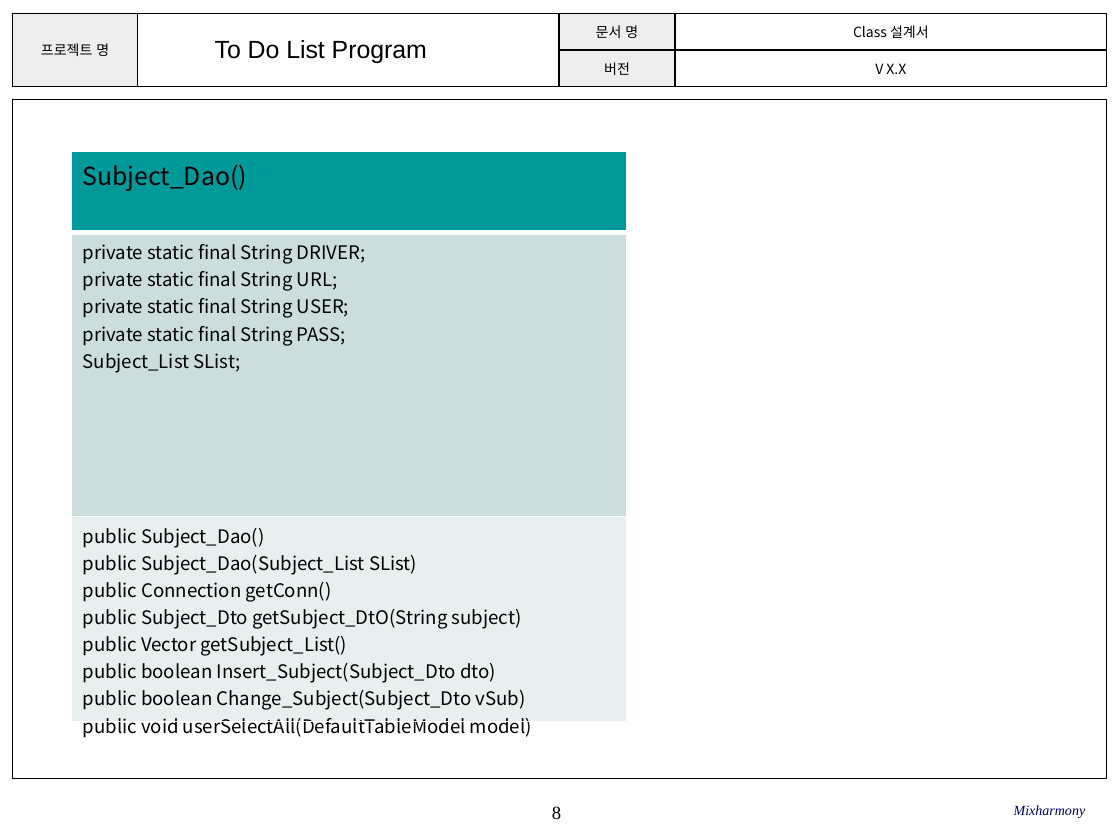
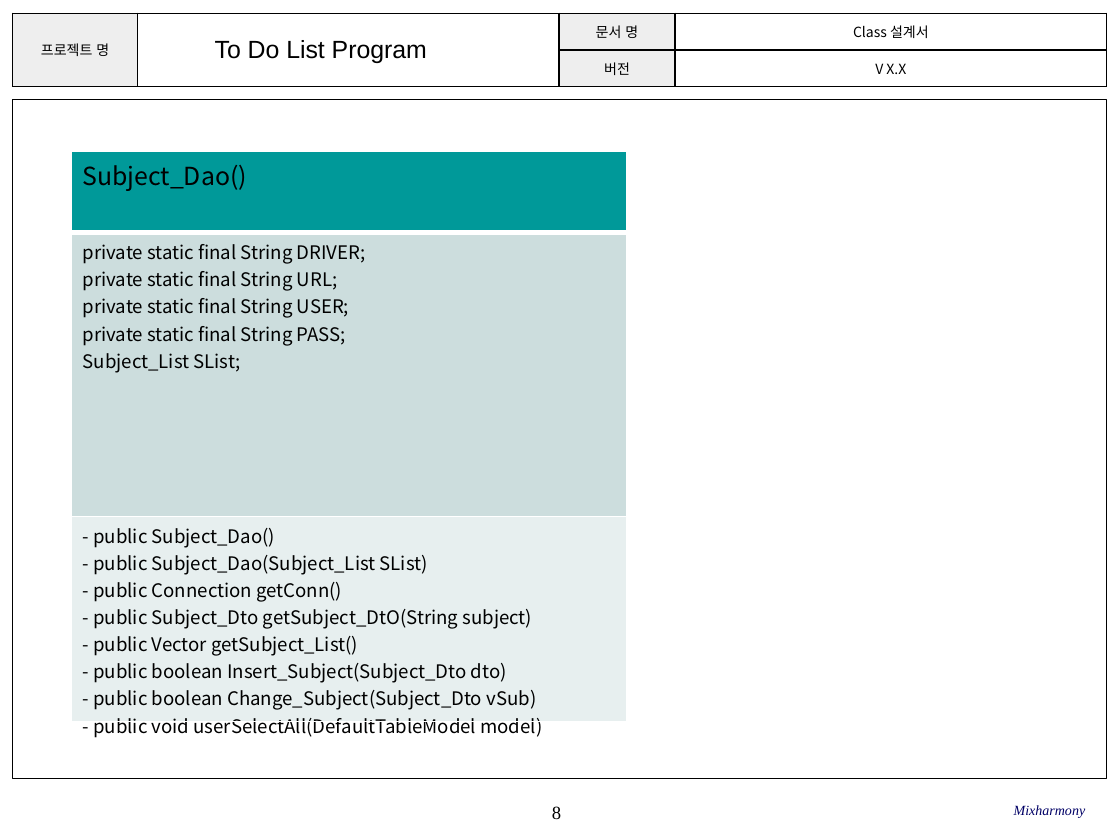
Before and after one commit to SE-admin/SE2017_2_mixharmony, a slide deck: slide 8 of doc/3_ 설계서/Class Design.pptx. Drawn at 1120x840 pixels with LibreOffice and Linux fonts; fonts in the diff are those of the drawing; background and template pictures are left out. Boxes give left, top, right and bottom in pixels: in the first picture for what was removed or moved away, otherwise in the second. Text is boxed around its words. In the diff, an @@ line names an element or a change of style, - is before the commit and + after.

Commit message:
#862 Class Design.pptx (Subject, To do 항목에 대한 클래스 내용 정리)

```diff
--- a/doc/3_ 설계서/Class Design.pptx
+++ b/doc/3_ 설계서/Class Design.pptx
@@ table at <box>72,151,627,742</box> @@
-row 3, column 1: public Subject_Dao() / public Subject_Dao(Subject_List SList) / public Connection getConn() / public Subject_Dto getSubject_DtO(String subject) / public Vector getSubject_List() / public boolean Insert_Subject(Subject_Dto dto) / public boolean Change_Subject(Subject_Dto vSub) / public void userSelectAll(DefaultTableModel model)
+row 3, column 1: - public Subject_Dao() / - public Subject_Dao(Subject_List SList) / - public Connection getConn() / - public Subject_Dto getSubject_DtO(String subject) / - public Vector getSubject_List() / - public boolean Insert_Subject(Subject_Dto dto) / - public boolean Change_Subject(Subject_Dto vSub) / - public void userSelectAll(DefaultTableModel model)
```
Also in this commit, not shown: 12 other slides changed, 2 slides removed.
